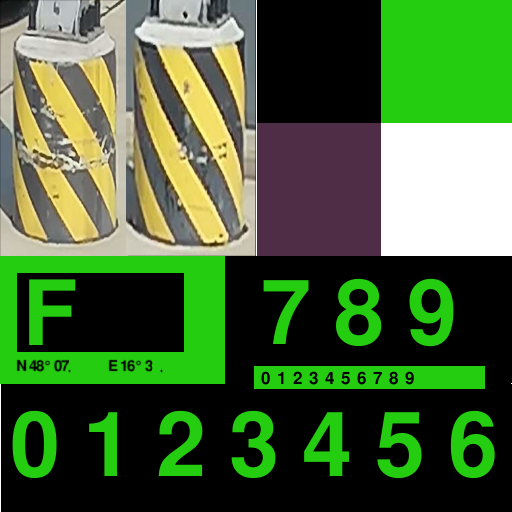
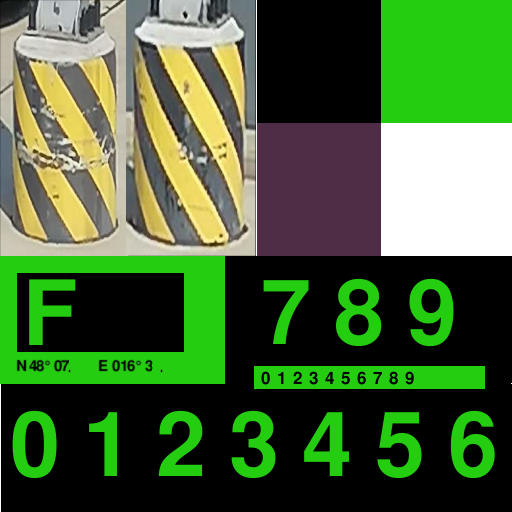
The second 512 x 512 image is a revision of the first. Changes to its layers:
painted on "mask #2" over [98, 359, 121, 373]
